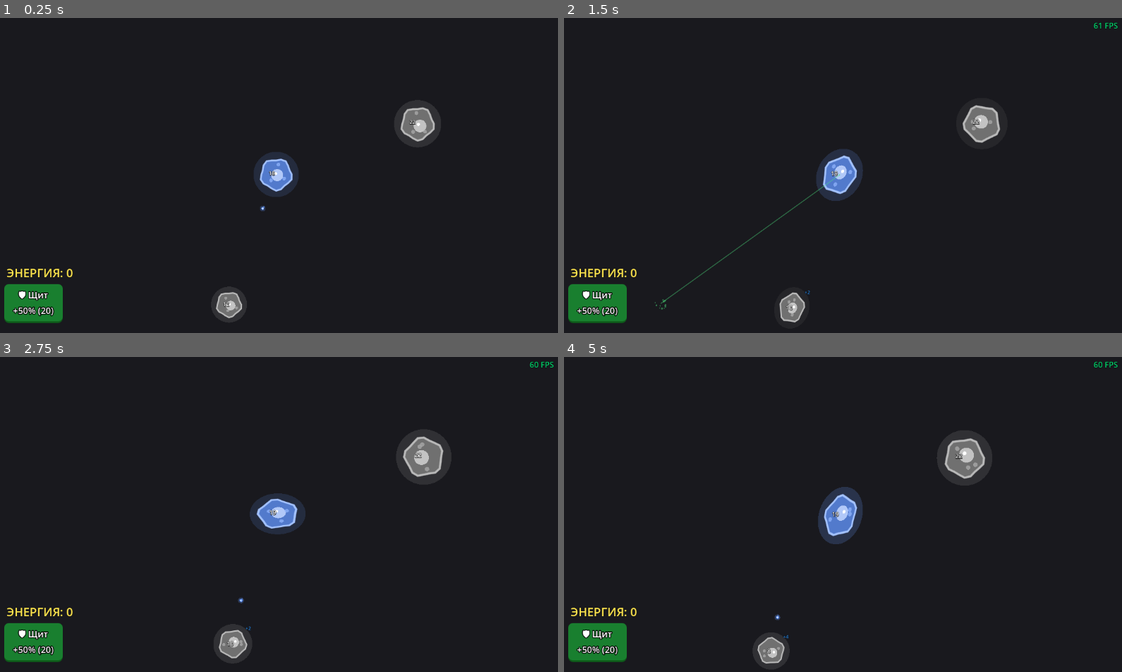
Above: before the commit, frames 1-4 (two rows, left to right).
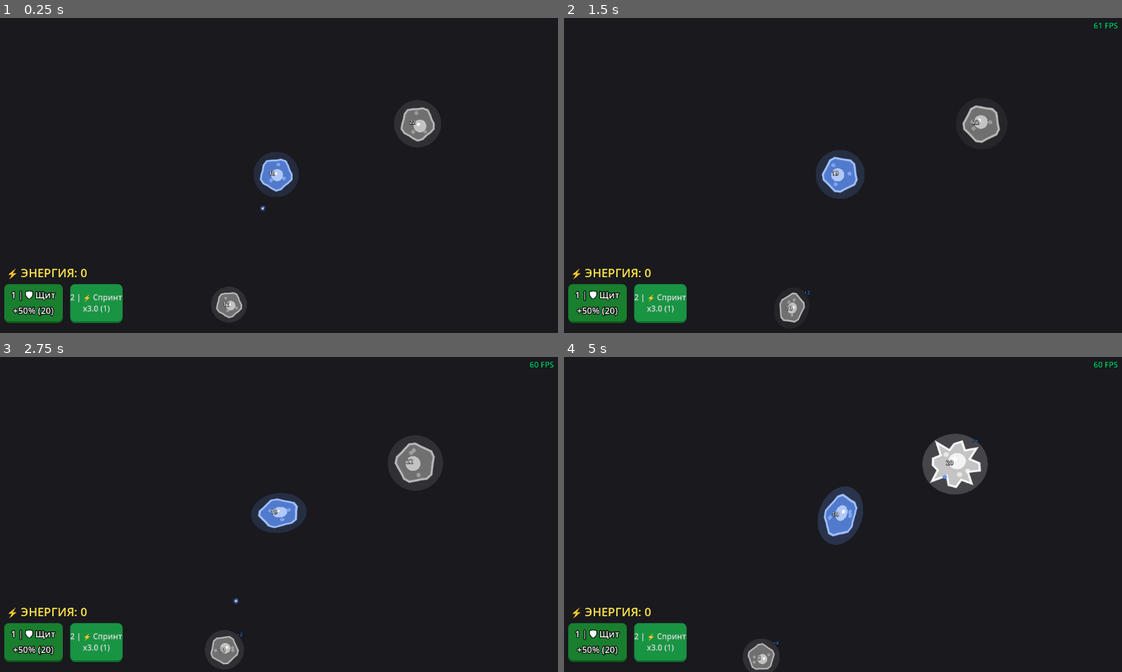
Above: after the commit, the same moments.

Repository: alexey231090/CellColony
Game: Godot game, scene res://scenes/main.tscn
The game is run twice, just before and just after one commit, with the same random seed, the same clock (stepped at 60 frames per second) and the same inputs.
Inputs (mouse positions are in pixels of both pictures, inside the frame that each line leads up to):
- Up to frame 1 (0.25 s): no input
- Up to frame 2 (1.5 s): click "🛡 Щит +50% (20)" (after the commit: "1 | 🛡 Щит +50% (20)") at 0.5 s; click (658, 304) at 1.25 s, where only the run after the commit has a clickable "2 | ⚡ Спринт x3.0 (1)"
- Up to frame 3 (2.75 s): tap Enter at 2 s; move the mouse to (401, 498) at 2.02 s; hold Right (ui_right) from 2.03 s (still down); tap 1 at 2.1 s; click (401, 498) at 2.17 s; tap 2 at 2.3 s
- Up to frame 4 (5 s): move the mouse to (725, 530) at 2.77 s; release Right (ui_right) at 2.78 s; hold Down (ui_down) 2.78-3.53 s; tap 2 at 2.85, 3.8, 4.35 s; tap 1 at 3.05, 3.6, 4.55 s; move the mouse to (898, 445) at 3.52 s; hold Right (ui_right) 3.53-4.28 s; move the mouse to (809, 577) at 4.27 s; hold Up (ui_up) from 4.28 s (still down); click (809, 577) at 4.42 s

The runs differ from the first frame. In frame 1, 1.6% of the frame differs, in the area x 1-22%, y 79-97%; in frame 2, 2.2%; in frame 3, 3.1%; in frame 4, 3.6%, in the area x 1-76%, y 24-100%.
Error before the commit: Invalid call to function 'update_perk_status' in base 'Control (perks_ui.gd)'. Expected 2 argument(s). (res://scripts/core/SelectionManager.gd:43)

Commit message:
fix speed perk

Diff:
--- a/scenes/base_cell/cell.gd
+++ b/scenes/base_cell/cell.gd
@@ -18,6 +18,10 @@
 # Баффы
 var reflect_chance: float = 0.0
 var reflect_timer: float = 0.0
+
+# Ускорение (новый перк)
+var speed_boost_timer: float = 0.0
+var current_speed_multiplier: float = 1.0
 
 # Сглаживание желейной физики
 var visual_stretch: float = 0.0
@@ -36,7 +40,6 @@
 	add_to_group("cells")
 	_update_groups()
 	_update_visuals()
-	stats.max_energy = 30.0
 
 	if energy_label:
 		# Оформляем цифры красиво прямо из кода, чтобы они хорошо читались
@@ -95,10 +98,11 @@
 			if sm and sm.has_method("add_perk_energy"):
 				sm.add_perk_energy(reward)
 
-	# Сбрасываем вклады и баффы (щит) после смены владельца
+	# Сбрасываем вклады и баффы (щит, ускорение) после смены владельца
 	contributions.clear()
 	reflect_chance = 0.0
 	reflect_timer = 0.0
+	speed_boost_timer = 0.0
 
 	owner_type = new_owner
 	_update_groups()
@@ -138,6 +142,9 @@
 
 	# 1. Ламповое мягкое свечение (Glow)
 	var glow_color = display_color
+	if speed_boost_timer > 0:
+		glow_color = Color(0.2, 0.5, 1.0) # Синее свечение для спринта
+
 	# Мягкая пульсация прозрачности свечения
 	glow_color.a = 0.15 + sin(local_time * 2.5) * 0.05
 	draw_circle(Vector2.ZERO, current_radius * 1.5, glow_color)
@@ -168,7 +175,7 @@
 
 	# 4. Пунктирные линии щита (бегут прямо ПО обводке)
 	if reflect_chance > 0.0:
-		var dash_color = Color(0, 0, 0, 0.5) # Темный пунктир
+		var dash_color = Color(0.088, 0.06, 0.216, 0.502) # Темный пунктир
 		var dash_count = 4 # Количество длинных сегментов
 		var segment_size = 4 # Сколько точек в одном пунктире (из 20 всего)
 
@@ -230,6 +237,13 @@
 			reflect_chance = 0.0
 			queue_redraw()
 
+	# Обработка таймера ускорения
+	if speed_boost_timer > 0.0:
+		speed_boost_timer -= delta
+		if speed_boost_timer <= 0.0:
+			speed_boost_timer = 0.0
+			queue_redraw()
+
 	# Сглаживание желейной физики
 	var speed = velocity.length()
 	var target_stretch = clampf(speed / 250.0, 0.0, 0.4)
@@ -277,6 +291,11 @@
 	var mover = get_node_or_null("MoverModule")
 	if mover: mover.set_target(target_pos)
 
+func apply_speed_boost(duration: float, multiplier: float) -> void:
+	speed_boost_timer = duration
+	current_speed_multiplier = multiplier
+	queue_redraw()
+
 func _update_visuals() -> void:
 	queue_redraw()
 
--- a/scenes/base_cell/modules/mover.gd
+++ b/scenes/base_cell/modules/mover.gd
@@ -49,7 +49,12 @@
 
 		if d_to_target > stop_distance * parent_cell.scale.x:
 			var dir = (target_position - current_pos).normalized()
-			var target_vel = dir * parent_cell.stats.move_speed
+			# Рассчитываем скорость с учетом баффа ускорения
+			var base_speed = parent_cell.stats.move_speed
+			if parent_cell.speed_boost_timer > 0:
+				base_speed *= parent_cell.current_speed_multiplier
+
+			var target_vel = dir * base_speed
 			parent_cell.velocity = parent_cell.velocity.lerp(target_vel, acceleration * delta)
 		else:
 			parent_cell.velocity = parent_cell.velocity.lerp(Vector2.ZERO, friction * delta)
--- a/scenes/main.tscn
+++ b/scenes/main.tscn
@@ -5,9 +5,14 @@
 [ext_resource type="PackedScene" path="res://scenes/base_cell/cell.tscn" id="3_cell"]
 [ext_resource type="Script" uid="uid://cf35f2y81m0gb" path="res://scripts/core/CameraFollow.gd" id="4_cam"]
 [ext_resource type="Script" uid="uid://wtdsrlqfg7i5" path="res://scripts/core/fps_counter.gd" id="5_fps"]
+[ext_resource type="Script" uid="uid://bd7rrvofrrdam" path="res://scripts/resources/CellStats.gd" id="6_85g3d"]
 [ext_resource type="PackedScene" path="res://scenes/ui/perks_ui.tscn" id="6_perks"]
 [ext_resource type="Script" uid="uid://bqfqu5xcs4owa" path="res://scripts/core/AIFactionManager.gd" id="7_ai_mgr"]
 [ext_resource type="PackedScene" path="res://scenes/ui/dev_console.tscn" id="8_console"]
+
+[sub_resource type="Resource" id="Resource_85g3d"]
+script = ExtResource("6_85g3d")
+metadata/_custom_type_script = "uid://bd7rrvofrrdam"
 
 [node name="Main" type="Node2D" unique_id=231817894]
 script = ExtResource("1_main")
@@ -38,12 +43,17 @@
 
 [node name="SelectionManager" type="Node" parent="." unique_id=1804541938]
 script = ExtResource("2_sm")
+SPEED_COOLDOWN_MAX = 6.8
+SPEED_ENERGY_COST = 1.0
+SPEED_BOOST_DURATION = 10.0
+SPEED_BOOST_MULTIPLIER = 3.0
 
 [node name="Camera2D" type="Camera2D" parent="." unique_id=2066680617]
 script = ExtResource("4_cam")
 
 [node name="PlayerCell" parent="." unique_id=1607251893 instance=ExtResource("3_cell")]
 owner_type = 1
+stats = SubResource("Resource_85g3d")
 
 [node name="HUDLayer" type="CanvasLayer" parent="." unique_id=1558211052]
 layer = 100
--- a/scenes/ui/perks_ui.gd
+++ b/scenes/ui/perks_ui.gd
@@ -4,13 +4,18 @@
 @onready var energy_label: Label = $EnergyLabel
 @onready var cooldown_bar: ProgressBar = $HBoxContainer/ShieldButton/CooldownBar
 
+var speed_button: Button
+var speed_cooldown_bar: ProgressBar
+
 var normal_style: StyleBoxFlat
 var highlight_style: StyleBoxFlat
+var speed_normal_style: StyleBoxFlat
 
 func _ready() -> void:
 	add_to_group("perks_ui")
 	shield_button.pressed.connect(_on_shield_pressed)
-	# Красивый стиль для кнопок
+
+	# Красивый стиль для кнопок (Синий/Зеленый по умолчанию)
 	normal_style = StyleBoxFlat.new()
 	normal_style.bg_color = Color(0.1, 0.6, 0.2, 0.8)
 	normal_style.border_width_bottom = 4
@@ -57,7 +62,69 @@
 		cooldown_bar.value = 0
 		cooldown_bar.fill_mode = ProgressBar.FILL_BOTTOM_TO_TOP
 
-	shield_button.text = "🛡 Щит\n+50% (20)"
+	var sm = get_tree().get_first_node_in_group("selection_manager")
+	if sm:
+		shield_button.text = "1 | 🛡 Щит\n+50%% (%d)" % int(sm.SHIELD_ENERGY_COST)
+	else:
+		shield_button.text = "1 | 🛡 Щит\n+50% (20)"
+
+	# === Создание кнопки Ускорения динамически ===
+	_setup_speed_button()
+
+func _setup_speed_button() -> void:
+	var hbox = $HBoxContainer
+	if not hbox: return
+
+	speed_button = Button.new()
+	speed_button.name = "SpeedButton"
+
+	# Стиль для кнопки ускорения (Зеленый)
+	speed_normal_style = normal_style.duplicate()
+	speed_normal_style.bg_color = Color(0.1, 0.7, 0.3, 0.8) # Ярко-зеленый
+	speed_normal_style.border_color = Color(0.05, 0.5, 0.2, 0.8)
+
+	var speed_hover = speed_normal_style.duplicate()
+	speed_hover.bg_color = Color(0.2, 0.9, 0.4, 0.9)
+
+	var speed_pressed = speed_normal_style.duplicate()
+	speed_pressed.bg_color = Color(0.05, 0.5, 0.2, 0.9)
+	speed_pressed.border_width_bottom = 0
+	speed_pressed.content_margin_top = 4
+
+	speed_button.add_theme_stylebox_override("normal", speed_normal_style)
+	speed_button.add_theme_stylebox_override("hover", speed_hover)
+	speed_button.add_theme_stylebox_override("pressed", speed_pressed)
+
+	# Настройка Progressbar для кулдауна
+	speed_cooldown_bar = ProgressBar.new()
+	speed_cooldown_bar.name = "CooldownBar"
+	speed_cooldown_bar.show_percentage = false
+	speed_cooldown_bar.custom_minimum_size = Vector2(60, 60)
+	speed_cooldown_bar.value = 0
+	speed_cooldown_bar.fill_mode = ProgressBar.FILL_BOTTOM_TO_TOP
+
+	var s_fill = StyleBoxFlat.new()
+	s_fill.bg_color = Color(0, 0, 0, 0.5)
+	speed_cooldown_bar.add_theme_stylebox_override("fill", s_fill)
+	var s_empty = StyleBoxFlat.new()
+	s_empty.bg_color = Color(0, 0, 0, 0)
+	speed_cooldown_bar.add_theme_stylebox_override("background", s_empty)
+
+	speed_button.add_child(speed_cooldown_bar)
+
+	# Текст кнопки (динамический)
+	var sm = get_tree().get_first_node_in_group("selection_manager")
+	var stats = CellStats.new() # Берем дефолтные значения из ресурса для текста
+	if sm:
+		speed_button.text = "2 | ⚡ Спринт\nx%.1f (%d)" % [sm.SPEED_BOOST_MULTIPLIER, int(sm.SPEED_ENERGY_COST)]
+	else:
+		speed_button.text = "2 | ⚡ Спринт\nx2 (15)"
+
+	# Добавляем в контейнер
+	hbox.add_child(speed_button)
+
+	# Подключаем сигнал
+	speed_button.pressed.connect(_on_speed_pressed)
 
 func set_button_highlight(perk_id: String, is_active: bool) -> void:
 	if perk_id == "shield":
@@ -66,8 +133,12 @@
 		else:
 			# Возвращаем обычный стиль
 			shield_button.add_theme_stylebox_override("normal", normal_style)
+	elif perk_id == "speed" and speed_button:
+		# Для мгновенных перков подсветка может не понадобиться,
+		# но добавим для консистентности или визуального "пшика"
+		pass
 
-func update_perk_status(energy: float, cd_ratio: float) -> void:
+func update_perk_status(energy: float, cd_ratio: float, speed_cd_ratio: float) -> void:
 	if energy_label:
 		# Округляем до 1 знака для красоты
 		energy_label.text = "⚡ ЭНЕРГИЯ: " + str(roundi(energy))
@@ -80,11 +151,21 @@
 		else:
 			shield_button.modulate.a = 1.0
 
-	# Если энергии не хватает — затемняем текст (?)
-	# Пока оставим так.
-
+	# Обновление UI для ускорения
+	if speed_cooldown_bar:
+		speed_cooldown_bar.value = speed_cd_ratio * 100.0
+		if speed_button:
+			if speed_cd_ratio > 0:
+				speed_button.modulate.a = 0.6
+			else:
+				speed_button.modulate.a = 1.0
 
 func _on_shield_pressed() -> void:
 	var sm = get_tree().get_first_node_in_group("selection_manager")
 	if sm and sm.has_method("activate_perk"):
 		sm.activate_perk("shield")
+
+func _on_speed_pressed() -> void:
+	var sm = get_tree().get_first_node_in_group("selection_manager")
+	if sm and sm.has_method("activate_perk"):
+		sm.activate_perk("speed")
--- a/scenes/ui/perks_ui.tscn
+++ b/scenes/ui/perks_ui.tscn
@@ -44,7 +44,7 @@
 theme_override_colors/font_outline_color = Color(0, 0, 0, 1)
 theme_override_constants/outline_size = 6
 theme_override_font_sizes/font_size = 18
-text = "🛡 Щит
+text = "1 | 🛡 Щит
 +50%"
 
 [node name="CooldownBar" type="ProgressBar" parent="HBoxContainer/ShieldButton"]
--- a/scripts/core/SelectionManager.gd
+++ b/scripts/core/SelectionManager.gd
@@ -20,6 +20,7 @@
 @export var SPEED_COOLDOWN_MAX: float = 18.0
 @export var SPEED_ENERGY_COST: float = 15.0
 @export var SPEED_BOOST_DURATION: float = 8.0
+@export var SPEED_BOOST_MULTIPLIER: float = 2.0
 
 func _ready() -> void:
 	add_to_group("selection_manager")
@@ -104,9 +105,14 @@
 		var player_cells = get_tree().get_nodes_in_group("player_cells")
 		for cell in player_cells:
 			if cell is BaseCell:
-				cell.apply_speed_boost()
-
-		print("Активирован перк: ", perk_name)
+				cell.apply_speed_boost(SPEED_BOOST_DURATION, SPEED_BOOST_MULTIPLIER)
+
+		print("Спринт! Длительность: %.1f, Множитель: %.1f, Стоимость: %d, КД: %.1f" % [
+			SPEED_BOOST_DURATION,
+			SPEED_BOOST_MULTIPLIER,
+			SPEED_ENERGY_COST,
+			SPEED_COOLDOWN_MAX
+		])
 		_refresh_pui()
 
 func _clear_active_perk() -> void:
--- a/scripts/resources/CellStats.gd
+++ b/scripts/resources/CellStats.gd
@@ -12,5 +12,9 @@
 @export var projectile_speed: float = 400.0
 @export var move_speed: float = 50.0
 
+@export_group("Perks")
+@export var speed_boost_duration: float = 5.0 # Длительность ускорения
+@export var speed_boost_multiplier: float = 2.0 # Множитель скорости
+
 @export_group("Visuals")
 @export var size_multiplier: float = 0.05 # Как сильно энергия влияет на размер
Not shown, changed: .gitignore
Not shown, changed: REFERENCE.md
Not shown, changed: project_rules.md
